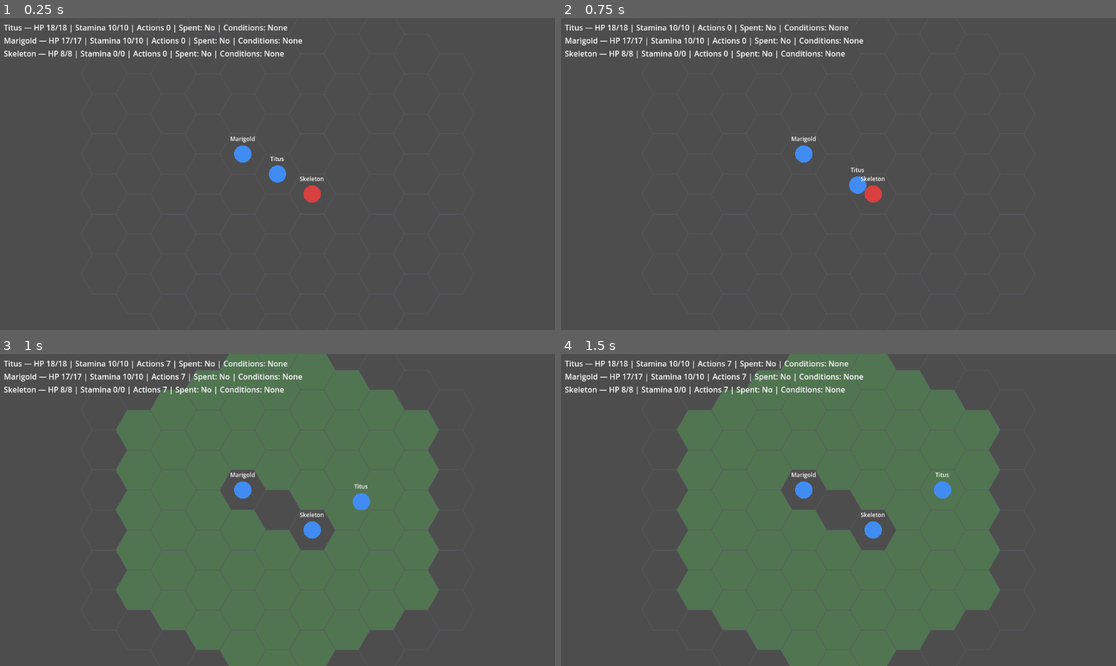
Above: before the commit, frames 1-4 (two rows, left to right).
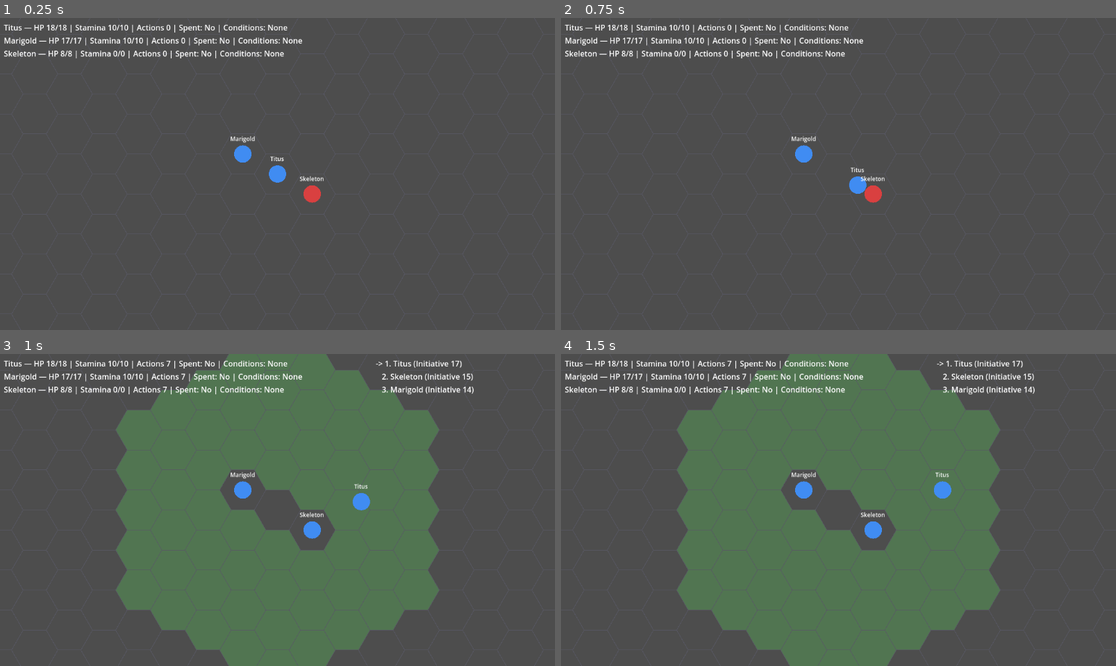
Above: after the commit, the same moments.

Repository: Pyroraptor/hykaen
Game: Godot game, scene res://MainScene.tscn
Two runs of this game, one before a commit and one after it. Both use one fixed random seed, a clock stepped at 60 frames per second and the inputs below.
Inputs (mouse positions are in pixels of both pictures, inside the frame that each line leads up to):
- Up to frame 1 (0.25 s): no input
- Up to frame 2 (0.75 s): tap Enter at 0.5 s; move the mouse to (960, 158) at 0.52 s; hold Shift from 0.53 s (still down); click (960, 158) at 0.67 s
- Up to frame 3 (1 s): keep holding Shift
- Up to frame 4 (1.5 s): release Shift at 1.25 s; drag from (727, 525) to (810, 572) at 1.27 s

The runs differ from the first frame. In frame 1, less than 0.1% of the frame differs, in the area x 2-98%, y 79-80%; in frame 2, less than 0.1%; in frame 3, 0.5%, in the area x 2-98%, y 2-80%; in frame 4, 0.5%.

Commit message:
feat(FEAT-330): Commit dripping_cave_scenario.tres data resource and verify PROLOGUE_SCENARIO_PATH wiring on a fresh checkout
Step: tdd-execute
Files: 5

Diff:
--- a/MainScene.gd
+++ b/MainScene.gd
@@ -508,6 +508,12 @@
 	ROUND_NUMBER = 1
 	await rewire_session()
 
+	if initiative_view != null:
+		var all_combatants: Array = _party + _enemies
+		var initiative_view_models: Array = _view_model_builder.build_initiative_view_models(
+			all_combatants, _party, _enemies, encounter)
+		initiative_view.load_combatants(initiative_view_models)
+
 	if verb_bar_view != null:
 		verb_bar_view.configure(_verb_registry)
 	selection_overlay.configure(_verb_registry, hex_grid_view)
--- a/presentation/exploration_mode_controller.gd
+++ b/presentation/exploration_mode_controller.gd
@@ -275,6 +275,8 @@
 	else:
 		_is_passable_fn = func(_hex_coord): return true
 		_move_cost_fn = func(_hex_coord): return 1.0
+	if _hex_grid_view != null:
+		_hex_grid_view.set_tile_terrain(pathfinding_encounter)
 
 	if _on_combat_triggered_target.is_valid():
 		if not exploration_controller.combat_triggered.is_connected(_on_combat_triggered_target):
--- a/presentation/hex_grid_view.gd
+++ b/presentation/hex_grid_view.gd
@@ -50,9 +50,9 @@
 const HEX_SIZE: float = 48.0
 
 ## Number of concentric rings of hex cells drawn around the origin for the
-## background battlefield grid — a fixed, generous bound; the prologue
-## encounter's authored positions all fall well within it.
-const GRID_RADIUS: int = 5
+## background battlefield grid. 12 comfortably covers maps authored at the
+## editor's default radius of 10.
+const GRID_RADIUS: int = 12
 
 const GRID_LINE_COLOR: Color = Color(0.35, 0.35, 0.4, 1.0)
 
@@ -61,6 +61,29 @@
 ## affordance, never a source of movement-rule truth (core/rules/movement.gd
 ## remains that source; this view only reads/derives from it, ADR-001).
 const SELECTABLE_HEX_FILL_COLOR: Color = Color(0.35, 0.75, 0.35, 0.35)
+
+## Terrain type → fill Color for authored tiles. Matches the map editor palette.
+const TERRAIN_FILL_COLORS: Dictionary = {
+	"floor":         Color(0.40, 0.40, 0.45, 0.85),
+	"rubble":        Color(0.50, 0.45, 0.40, 0.85),
+	"wall":          Color(0.25, 0.25, 0.28, 0.95),
+	"pit":           Color(0.08, 0.08, 0.12, 0.95),
+	"grass":         Color(0.30, 0.55, 0.25, 0.85),
+	"stone":         Color(0.45, 0.45, 0.50, 0.85),
+	"sand":          Color(0.80, 0.75, 0.50, 0.85),
+	"forest":        Color(0.20, 0.42, 0.20, 0.85),
+	"undergrowth":   Color(0.35, 0.50, 0.25, 0.85),
+	"mud":           Color(0.45, 0.38, 0.30, 0.85),
+	"shallow_water": Color(0.40, 0.60, 0.80, 0.75),
+	"deep_water":    Color(0.20, 0.35, 0.65, 0.90),
+	"water":         Color(0.30, 0.50, 0.75, 0.85),
+	"lava":          Color(0.90, 0.40, 0.10, 0.90),
+	"ice":           Color(0.75, 0.85, 0.95, 0.80),
+}
+
+## Terrain fill colors keyed by "q,r" string, populated by set_tile_terrain().
+## Empty until an encounter with tile data is supplied.
+var _tile_terrain_colors: Dictionary = {}
 
 ## combatant_id (String) -> CombatantTokenView, populated by load_combatants().
 var _tokens: Dictionary = {}
@@ -174,6 +197,9 @@
 	var points: PackedVector2Array = PackedVector2Array()
 	for i in range(7):
 		points.append(center + _hex_corner_offset(HEX_SIZE, i % 6))
+	var terrain_key: String = str(coord.q) + "," + str(coord.r)
+	if _tile_terrain_colors.has(terrain_key):
+		draw_colored_polygon(points, _tile_terrain_colors[terrain_key])
 	if _is_selectable_hex(coord):
 		draw_colored_polygon(points, SELECTABLE_HEX_FILL_COLOR)
 	draw_polyline(points, GRID_LINE_COLOR, 1.0)
@@ -377,6 +403,22 @@
 ## after clear_overlays()).
 func get_path_overlay() -> Array:
 	return _path_overlay
+
+
+## set_tile_terrain(encounter) — populate terrain fill colors from an
+## EncounterResource's tiles array. Each tile's terrain_type is looked up in
+## TERRAIN_FILL_COLORS; unknown types are silently skipped (hex falls back to
+## the plain grid-outline look). Triggers a redraw.
+func set_tile_terrain(encounter) -> void:
+	_tile_terrain_colors.clear()
+	if encounter == null:
+		queue_redraw()
+		return
+	for tile in encounter.tiles:
+		var key: String = str(tile.q) + "," + str(tile.r)
+		if TERRAIN_FILL_COLORS.has(tile.terrain_type):
+			_tile_terrain_colors[key] = TERRAIN_FILL_COLORS[tile.terrain_type]
+	queue_redraw()
 
 
 ## get_path_overlay_color() → Color — test/inspection helper: the color most
--- a/tests/gut/test_exploration_mode_controller.gd
+++ b/tests/gut/test_exploration_mode_controller.gd
@@ -68,6 +68,9 @@
 	func clear_overlays() -> void:
 		pass
 
+	func set_tile_terrain(_encounter) -> void:
+		pass
+
 
 ## _FakeHexCombatant — a minimal duck-typed stand-in for the
 ## `hex_combatants` entries boot() reads (`combatant_id`/`hex_coord`), so
